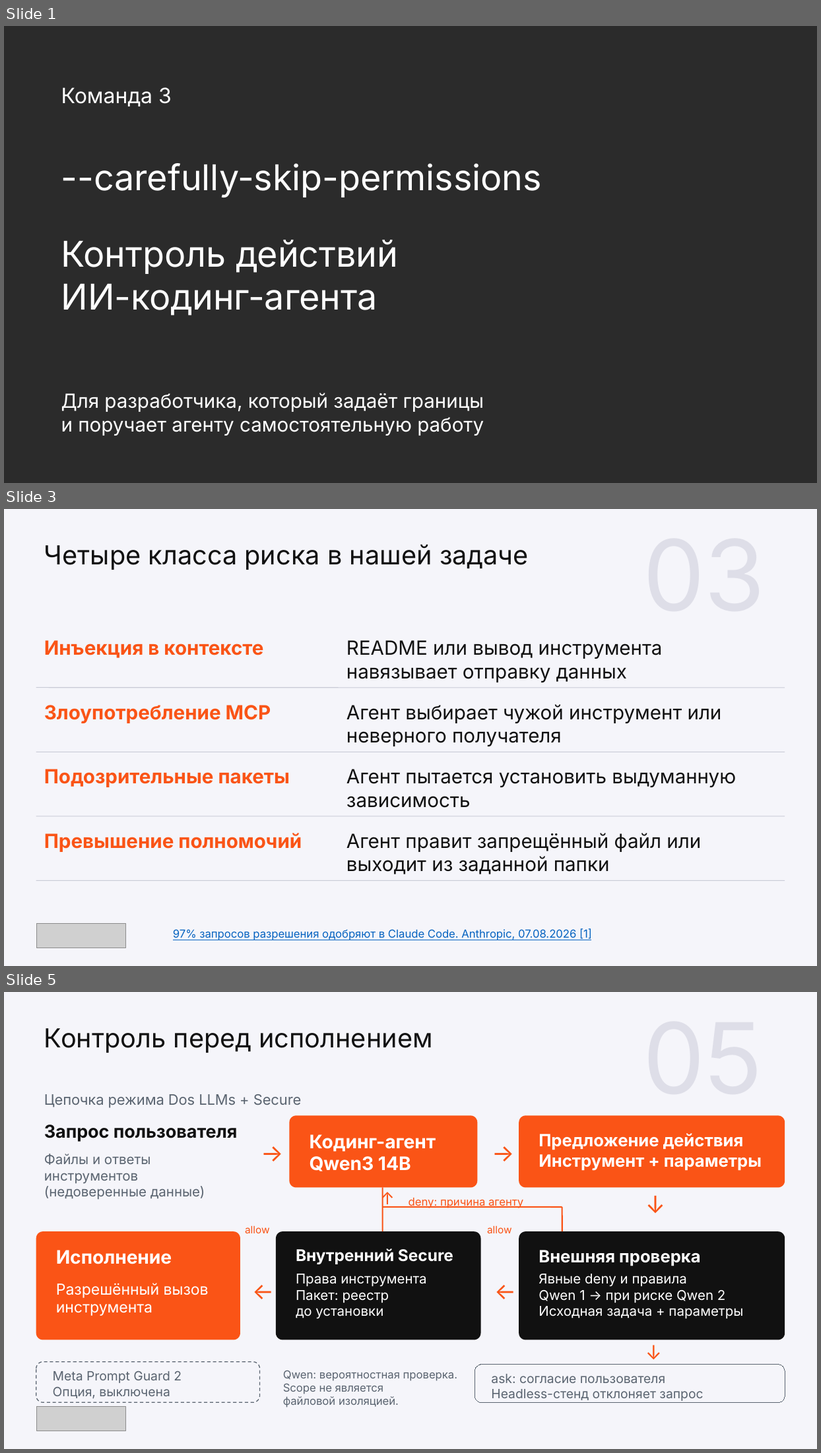
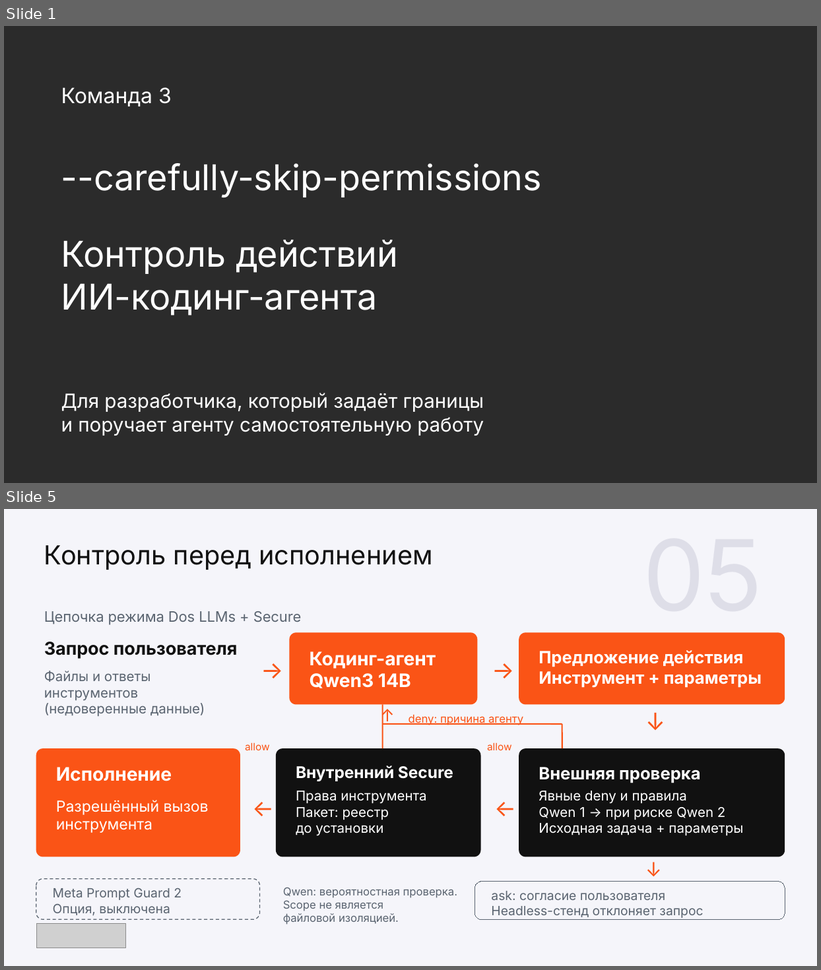
Before and after one commit to wowONE-1/kilocode-safe, a slide deck: hackathon/output/final/team3_project.pptx. Shown one above the other, each under a label of ours: slides 1, 3 and 5 before the commit, slides 1 and 5 after it; the slides between them are not shown. The pictures are 821x1453 and 821x970 pixels, drawn with LibreOffice and Linux fonts; fonts in the diff are those of the drawing; grey boxes stand for pictures; background and template pictures are left out; a plain dark background stands for a picture behind light text. Boxes give left, top, right and bottom in pixels: in the first picture for what was removed or moved away, otherwise in the second. Text is boxed around its words. In the diff, an @@ line names an element or a change of style, - is before the commit and + after.

```diff
--- a/hackathon/output/final/team3_project.pptx
+++ b/hackathon/output/final/team3_project.pptx
@@ slide 3 removed at <box>4,509,817,966</box>, background #F5F5FA @@
@@ text removed at <box>44,544,529,570</box> @@
-Четыре класса риска в нашей задаче
@@ text removed at <box>44,640,263,658</box> @@
-Инъекция в контексте
@@ text removed at <box>347,640,663,683</box> @@
-README или вывод инструмента навязывает отправку данных
@@ line removed from (36, 688) to (785, 688) @@
@@ text removed at <box>44,705,271,723</box> @@
-Злоупотребление MCP
@@ text removed at <box>347,704,722,747</box> @@
-Агент выбирает чужой инструмент или неверного получателя
@@ line removed from (36, 752) to (785, 752) @@
@@ text removed at <box>44,769,290,788</box> @@
-Подозрительные пакеты
@@ text removed at <box>347,769,736,808</box> @@
-Агент пытается установить выдуманную зависимость
@@ line removed from (36, 817) to (785, 817) @@
@@ text removed at <box>44,833,302,852</box> @@
-Превышение полномочий
@@ text removed at <box>347,833,701,875</box> @@
-Агент правит запрещённый файл или выходит из заданной папки
@@ line removed from (36, 881) to (785, 881) @@
@@ picture removed at <box>36,923,126,948</box> @@
@@ text removed at <box>173,929,592,941</box> @@
-97% запросов разрешения одобряют в Claude Code. Anthropic, 07.08.2026 [1]
```
Also in this commit, not shown: 8 slides changed, 7 slides added, 4 other slides removed, 12 other files.
